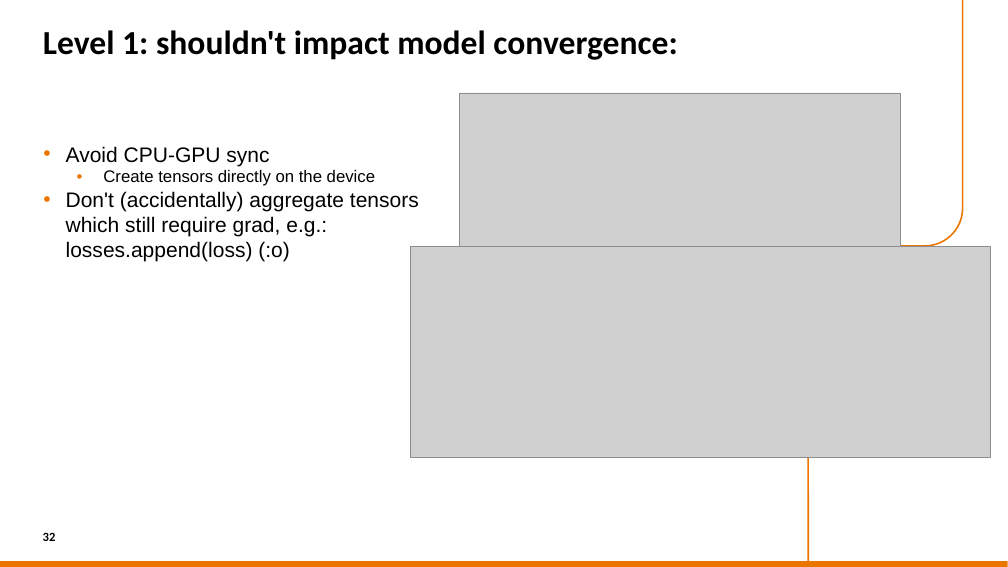
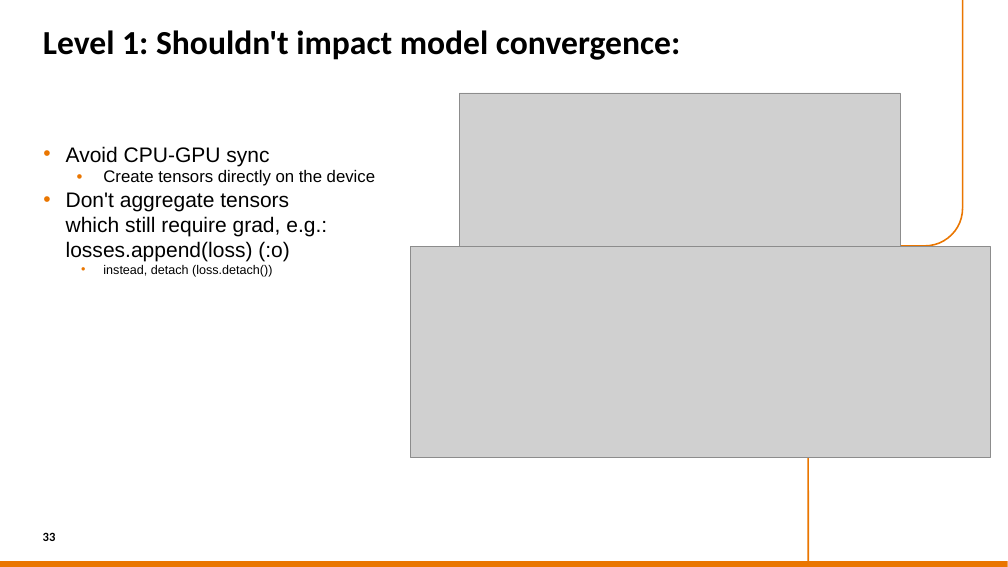
Before and after one commit to sara-nl/HPML-course-materials, a slide deck: slide 33 of Day2/slides/hardware.pptx (slide 32 before the commit). Drawn at 1008x567 pixels with LibreOffice and Linux fonts; fonts in the diff are those of the drawing; grey boxes stand for pictures; background and template pictures are left out. Boxes give left, top, right and bottom in pixels: in the first picture for what was removed or moved away, otherwise in the second. Text is boxed around its words. In the diff, an @@ line names an element or a change of style, - is before the commit and + after.

```diff
--- a/Day2/slides/hardware.pptx
+++ b/Day2/slides/hardware.pptx
@@ title at [43,30,680,60]: text changed @@
-Level 1: shouldn't impact model convergence:
+Level 1: Shouldn't impact model convergence:
@@ text at [66,192,327,277]: text changed @@
-• Don't (accidentally) aggregate tensors
-  which still require grad, e.g.:
-  losses.append(loss) (:o)
+• Don't aggregate tensors
+  which still require grad, e.g.:
+  losses.append(loss) (:o)
+  • instead, detach (loss.detach())
```
Also in this commit, not shown: 16 other slides changed, 7 slides added, 6 slides removed, 6 other files.
